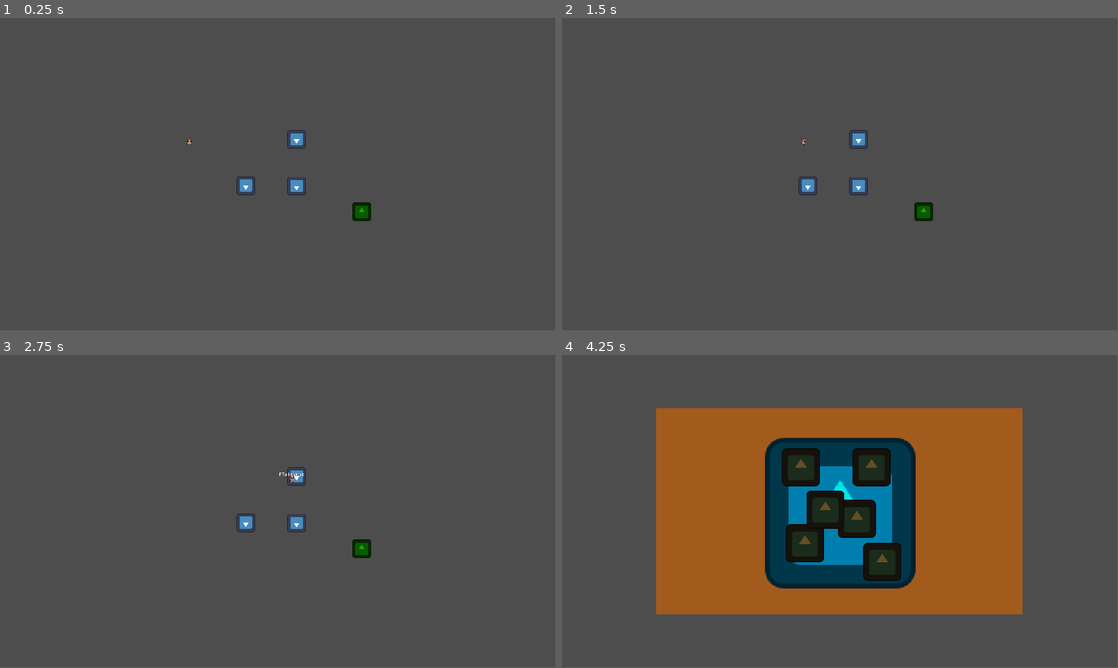
Above: before the commit, frames 1-4 (two rows, left to right).
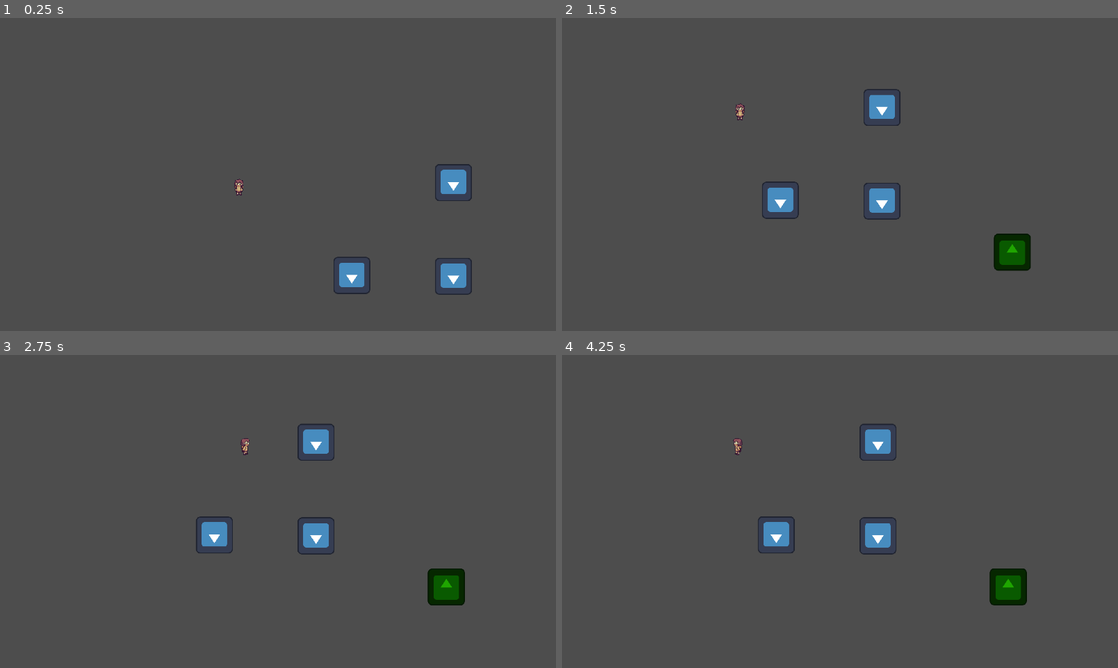
Above: after the commit, the same moments.

Repository: Mr-Wilhelm/MonkeyJam2025-I-Want-To-Live
Game: Godot game, scene res://Scenes/MainScene.tscn
The game is run twice, just before and just after one commit, with the same random seed, the same clock (stepped at 60 frames per second) and the same inputs. The engine's default icon, where the game draws it, is replaced by a stand-in: a white triangle on a blue panel in a dark square.
Inputs (mouse positions are in pixels of both pictures, inside the frame that each line leads up to):
- Up to frame 1 (0.25 s): no input
- Up to frame 2 (1.5 s): move the mouse to (962, 158) at 0.52 s; hold D (MoveRight) 0.53-1.25 s; hold F (Interact) 0.53-1.25 s; click (962, 158) at 0.67 s; drag from (728, 190) to (801, 140) at 1.27 s
- Up to frame 3 (2.75 s): move the mouse to (333, 442) at 2.02 s; hold D (MoveRight) from 2.03 s (still down); hold F (Interact) from 2.03 s (still down)
- Up to frame 4 (4.25 s): release D (MoveRight) at 2.75 s; release F (Interact) at 2.75 s; drag from (812, 574) to (856, 477) at 2.77 s; tap Enter at 3.5 s; move the mouse to (1006, 558) at 3.52 s; hold A (MoveLeft) from 3.53 s (still down); hold F (Interact) from 3.53 s (still down)
In our replay, the window is 799x449 before the commit and 800x450 after it. These sizes can differ from the game's own. Grey fills any space a smaller window leaves; there, only what the larger window draws over its background counts as a difference.

The runs differ from the first frame. In frame 1, 2.0% of the frame differs, in the area x 33-85%, y 35-89%; in frame 2, 2.8%; in frame 3, 2.7%; in frame 4, 44%, in the area x 16-84%, y 16-83%.

Commit message:
Tweak camera zoom and fixed player smoothing blur

Diff:
--- a/Scenes/MainScene.tscn
+++ b/Scenes/MainScene.tscn
@@ -89,10 +89,15 @@
 [node name="Player" parent="." instance=ExtResource("2_3wied")]
 unique_name_in_owner = true
 position = Vector2(350, 315)
+moveSpeed = 350.0
 
 [node name="PlayerCam" type="Camera2D" parent="."]
 unique_name_in_owner = true
+position_smoothing_enabled = true
+position_smoothing_speed = 2.75
 script = ExtResource("3_fgo2x")
+zoomInVal = Vector2(2, 2)
+zoomOutVal = Vector2(1, 1)
 
 [node name="InteractPrompt-RibbonCable" parent="." instance=ExtResource("4_u25v3")]
 position = Vector2(739, 620)
--- a/project.godot
+++ b/project.godot
@@ -19,6 +19,7 @@
 
 window/size/viewport_width=1920
 window/size/viewport_height=1080
+window/stretch/mode="viewport"
 
 [file_customization]
 
